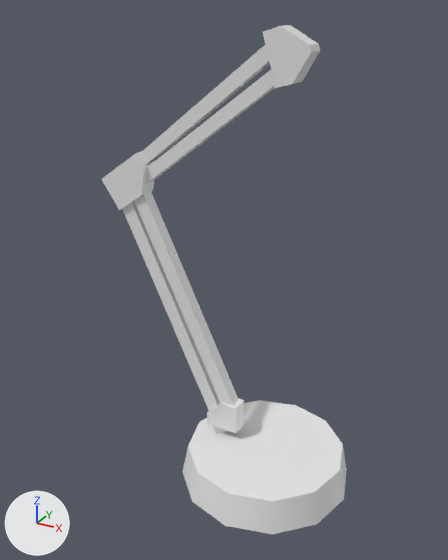
The FBX model Assets/Enviro Static Meshes/Meshes/SM_DeskLamp.fbx, before and after one commit.
Before and after are seen from a camera (50 mm lens) standing at (0.18, -0.403, 0.379) and looking at (-0.04, -0.003, 0.178). Arrows for +X, +Y and +Z are at lower left; the lights stay in place. Where no turn or scale is listed for an object, it has been applied to the vertices.

In view in the first picture: 'SM_DeskLamp'.
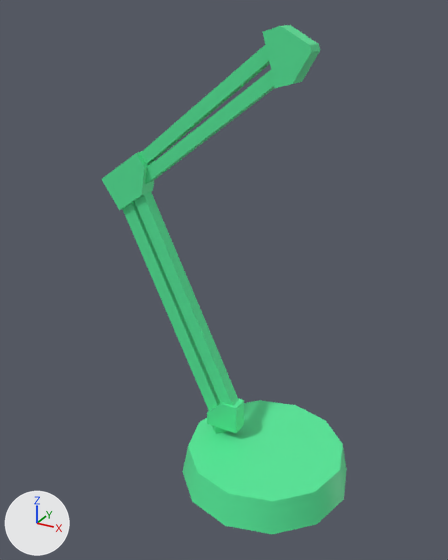
What differs and where, as boxes [x1, y1, x2, y2] in the pictures (448 x 560 px):
```json
{"object": "SM_DeskLamp", "change": "surface changed", "before": [102, 25, 347, 534], "after": [102, 25, 347, 534], "on screen": "white to green"}
```

Edits to the scene script, one JSON object a line:
```json
{"op": "add", "block": "img_prop_texture_set01_png", "code": ["img_prop_texture_set01_png = load_image('Prop_Texture_Set01.png', '../../Materials/Prop_Texture_Set01.png', 64, 64, 'sRGB')"]}
{"op": "remove", "block": "mat_mr_props", "code": "mat_mr_props.base_color = (0.8, 0.8, 0.8)  # white #e7e7e7"}
{"op": "add", "block": "mat_mr_props", "code": "mat_mr_props.texture = img_prop_texture_set01_png"}
{"block": "me_cylinder_001", "where": "me_cylinder_001.from_pydata(...)  # 116 vertices, 196 faces; spans x -0.153..0.073, y -0.073..0.073, z 0.0..0.368"}
{"block": "me_cylinder_001", "where": "# used by ob_sm_desklamp; location = (0.0, 0.0, 0.0)"}
{"block": "me_cylinder_001", "change": "me_cylinder_001 part 1: texture (UV) coordinates of 196 of 196 faces, centred in x -0.148..0.067, y -0.068..0.068, z 0.0..0.367, changed; they spanned u 0.0..1.0, v 0.0..1.0 and now span u 0.89..0.89, v 0.42..0.42"}
```
